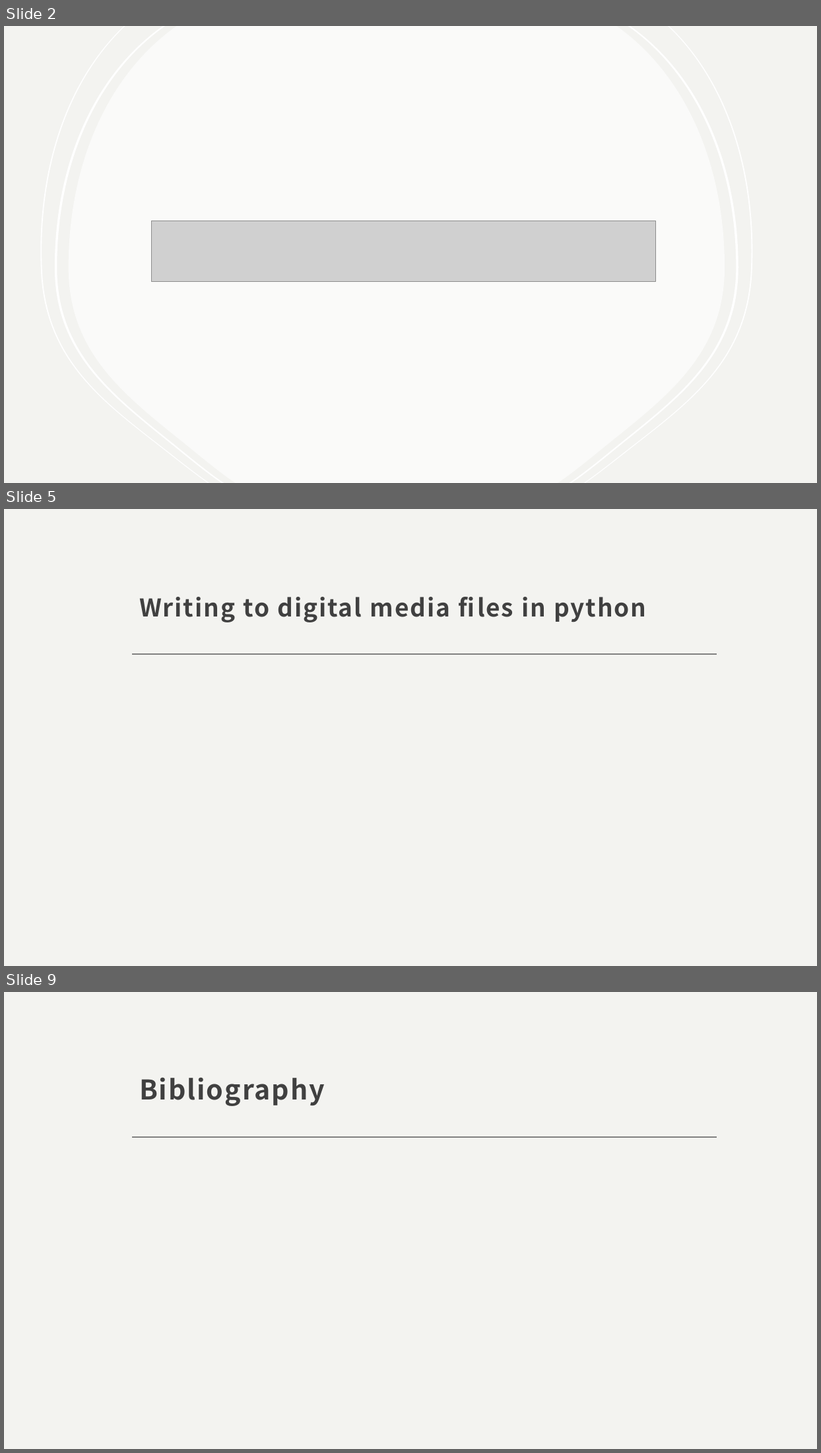
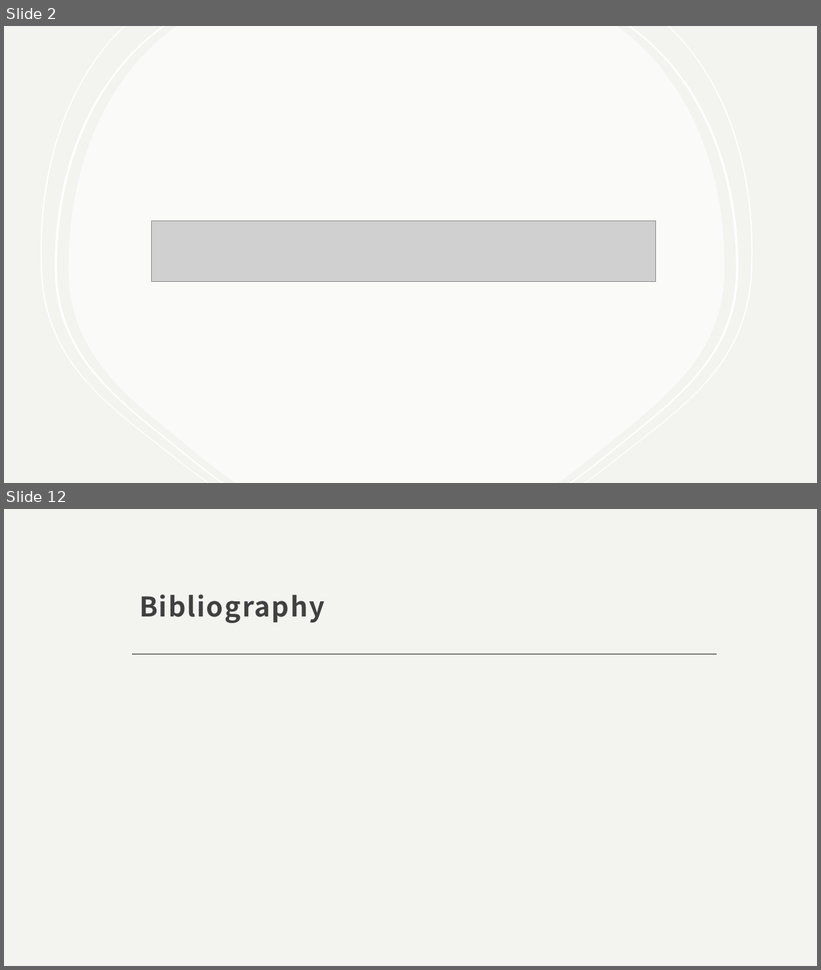
Before and after one commit to phileasdg/Image_and_Audio_Generation_and_Editing_using_Python, a slide deck: Independent study_final_presentation.pptx. Shown one above the other, each under a label of ours: slides 2, 5 and 9 before the commit, slides 2 and 12 after it; the slides between them are not shown. The pictures are 821x1453 and 821x970 pixels, drawn with LibreOffice and Linux fonts; fonts in the diff are those of the drawing; grey boxes stand for pictures. Boxes give left, top, right and bottom in pixels: in the first picture for what was removed or moved away, otherwise in the second. Text is boxed around its words. In the diff, an @@ line names an element or a change of style, - is before the commit and + after.

```diff
--- a/Independent study_final_presentation.pptx
+++ b/Independent study_final_presentation.pptx
@@ slide 5 removed at (4,509,817,966), background #F3F3F0; not listed: 1 template element that a slide beside it also shows @@
@@ title removed at (139,597,646,623) @@
-Writing to digital media files in python
@@ what was slide 9 is now slide 12 @@
```
Also in this commit, not shown: 2 slides changed, 7 slides added, 3 other slides removed, 1 other file.
